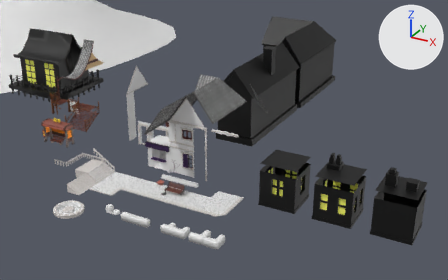
An edit to the FBX model Assets/Models/World01_Elements.fbx, drawn before and after from the same camera.
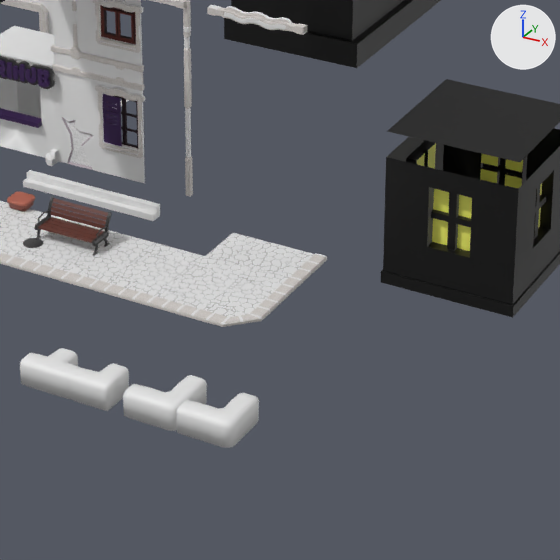
Old and new are each drawn from a 50 mm camera at (43.1, -67.7, 40.8) aimed at (6.7, -1.5, 7.7) and again close up on the part from 35% to 69% of the width and 46% to 100% of the height. The lights are fixed; the arrows at upper right show +X, +Y and +Z. The last two pictures show the newer version. Where no turn or scale is listed for an object, it has been applied to the vertices.

Objects in the first close-up: 'BushLine_Corner', 'BushLine_CornerEnd', 'BushLine_Corner_Small', 'BushLine_Triangle', 'H_Wall_Damaged01', 'H_Wall_Shop', 'ShadowBuild02', 'ShadowBuild_Roof01', 'ShadowHouse01', 'bench', 'sidewalk_Angle', 'sidewalk_base' and 22 more.
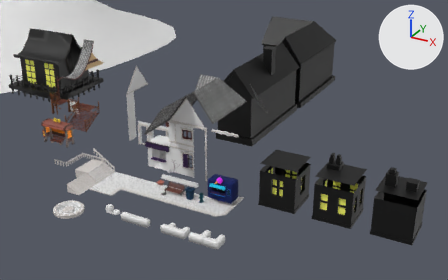
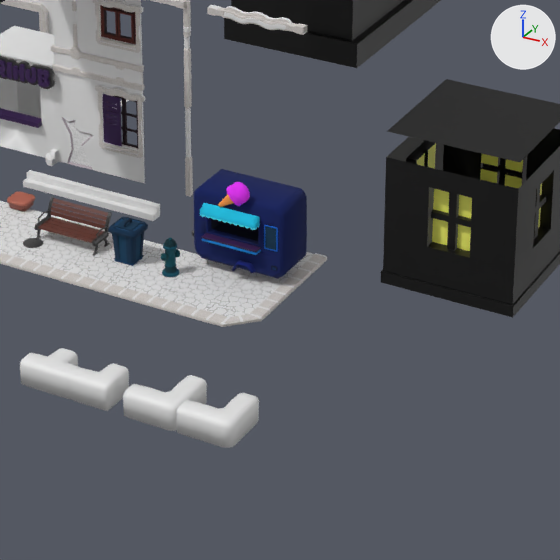
Location of each change, [x1, y1, x2, y2] in pixels of the close-ups (560 x 560 px):
'icecreamBox', added (blue): after [192, 169, 307, 279]
    faces in mat_palette (picture img_colorpalettetexture_png): [194, 169, 307, 279]
    faces in mat_wood_tile (dark purple #310f4b): [202, 233, 261, 252]
'trash', added (blue): after [108, 217, 148, 266]
'fireHydrant', added (cyan): after [161, 238, 180, 277]

What the commit changed:
Picture 'ColorPaletteTexture.png' (img_colorpalettetexture_png) is new.
Material 'Palette' (mat_palette) is new.
Its texture is img_colorpalettetexture_png.
Its roughness is 1.0.
Mesh me_meshes_0__010 is new.
It has 310 vertices, 608 faces and spans x -0.314..0.314, y -0.345..0.352, z 0.0..1.435.
It uses material mat_palette (picture img_colorpalettetexture_png).
Mesh me_meshes_0__011 is new.
It has 268 vertices, 464 faces and spans x -0.59..0.59, y -0.53..0.53, z 0.0..1.61.
It uses material mat_palette (picture img_colorpalettetexture_png).
Mesh me_meshes_0__009 is new.
It has 977 vertices, 1696 faces and spans x -2.74..1.92, y -1.31..1.29, z 0.02..3.87.
Faces by material slot: [108, 250, 1338].
It uses material mat_wood_tile (dark purple #310f4b).
It uses material mat_steel (picture img_steel_png).
It uses material mat_palette (picture img_colorpalettetexture_png).
Object 'fireHydrant' (ob_firehydrant) is new; it shows me_meshes_0__010.
Its location is (5.6, -5.76, 0.09).
Object 'trash' (ob_trash) is new; it shows me_meshes_0__011.
Its location is (3.73, -5.6, 0.09).
Object 'icecreamBox' (ob_icecreambox) is new; it shows me_meshes_0__009.
Its location is (7.8, -4.0, 0.1).
